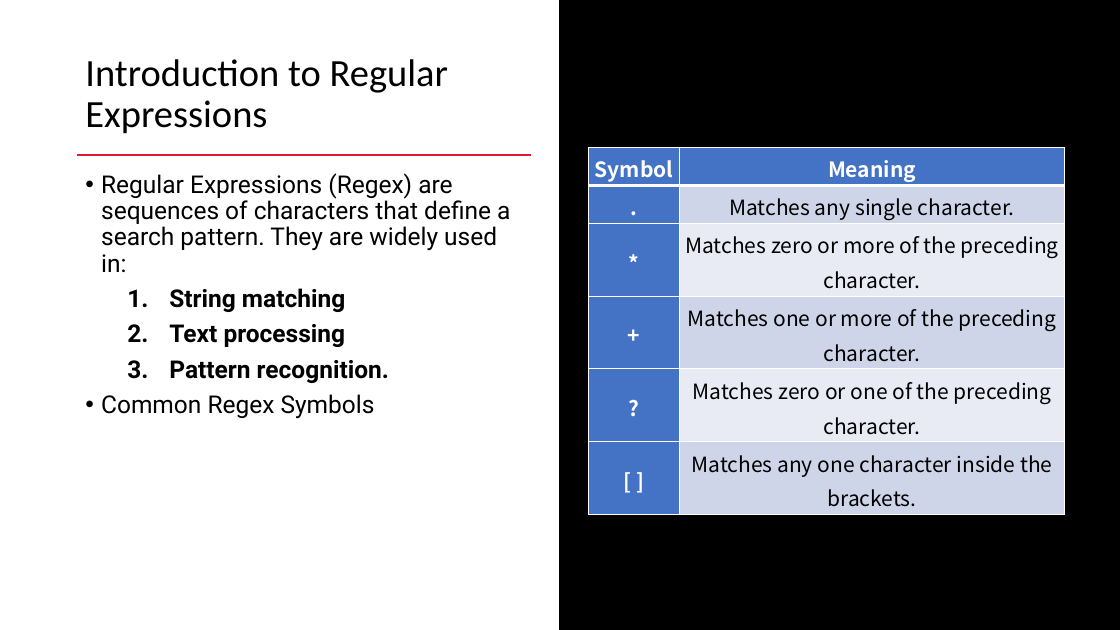
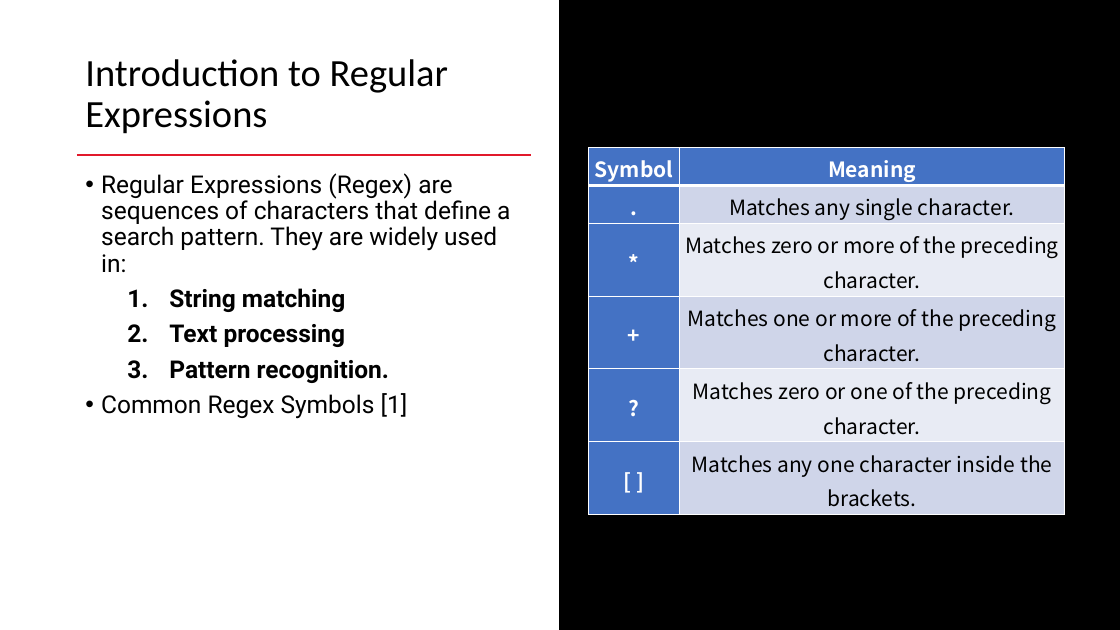
Before and after one commit to SizhiChen/5008-inClass-Presentation, a slide deck: slide 3 of presentation.pptx. Drawn at 1120x630 pixels with LibreOffice and Linux fonts; fonts in the diff are those of the drawing; background and template pictures are left out. Boxes give left, top, right and bottom in pixels: in the first picture for what was removed or moved away, otherwise in the second. Text is boxed around its words. In the diff, an @@ line names an element or a change of style, - is before the commit and + after.

```diff
--- a/presentation.pptx
+++ b/presentation.pptx
@@ text at (101, 393, 408, 419): text changed @@
-• Common Regex Symbols
+• Common Regex Symbols [1]
```
Also in this commit, not shown: 4 other slides changed.
